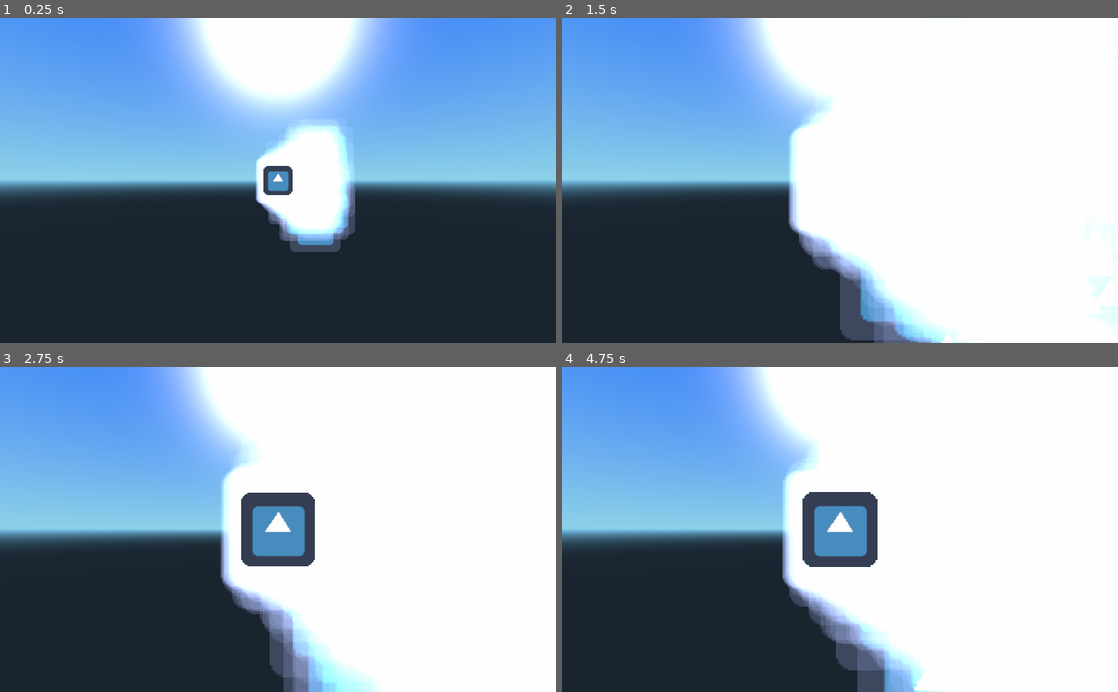
Above: before the commit, frames 1-4 (two rows, left to right).
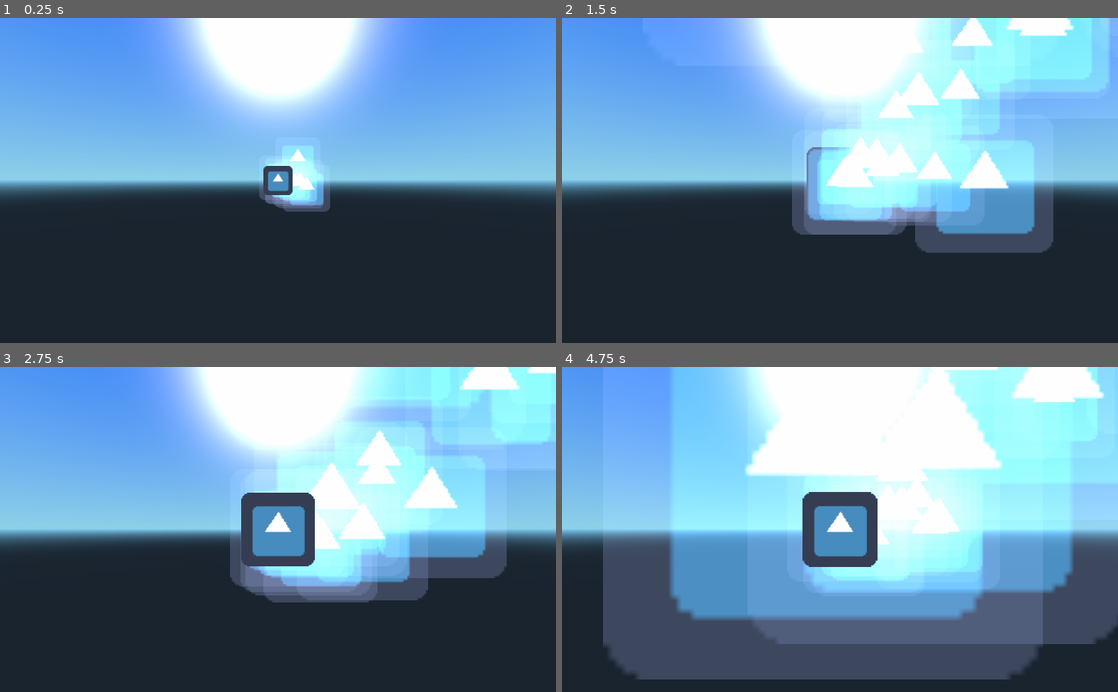
Above: after the commit, the same moments.

Repository: aron3097/issueImg
Game: Godot game, scene res://Scene/biilaorad.tscn
Two runs of this game, one before a commit and one after it. Both use one fixed random seed, a clock stepped at 60 frames per second and the inputs below. The project has no main scene, so this scene is started directly. The engine's default icon, where the game draws it, is replaced by a stand-in: a white triangle on a blue panel in a dark square.
Inputs (mouse positions are in pixels of both pictures, inside the frame that each line leads up to):
- Up to frame 1 (0.25 s): no input
- Up to frame 2 (1.5 s): move the mouse to (962, 164) at 0.52 s; click (962, 164) at 0.67 s; move the mouse to (728, 196) at 1.27 s; click (728, 196) at 1.42 s
- Up to frame 3 (2.75 s): move the mouse to (333, 458) at 2.02 s; click (333, 458) at 2.17 s
- Up to frame 4 (4.75 s): move the mouse to (812, 594) at 2.77 s; click (812, 594) at 2.92 s; move the mouse to (1006, 578) at 3.52 s; click (1006, 578) at 3.67 s; move the mouse to (673, 480) at 4.27 s; click (673, 480) at 4.42 s

The runs differ from the first frame. In frame 1, 5.1% of the frame differs, in the area x 46-64%, y 31-73%; in frame 2, 47%; in frame 3, 46%; in frame 4, 66%, in the area x 7-100%, y 0-100%.

Commit message:
ALL DONE

Diff:
--- a/Godot_3.1dev_Win_BillboardNotWork_Mar37/Scene/biilaorad.tscn
+++ b/Godot_3.1dev_Win_BillboardNotWork_Mar37/Scene/biilaorad.tscn
@@ -64,20 +64,20 @@
 flag_align_y = false
 flag_rotate_y = false
 flag_disable_z = false
-spread = 51.86
+spread = 45.0
 flatness = 0.0
-gravity = Vector3( 0, 0, 0 )
-initial_velocity = 5.0
+gravity = Vector3( 0, 9.8, 0 )
+initial_velocity = 3.0
 initial_velocity_random = 0.0
 angular_velocity = 0.0
 angular_velocity_random = 0.0
-linear_accel = 3.0
+linear_accel = 0.0
 linear_accel_random = 0.0
-radial_accel = 3.0
+radial_accel = 0.0
 radial_accel_random = 0.0
-tangential_accel = 0.0
+tangential_accel = 10.0
 tangential_accel_random = 0.0
-damping = 3.0
+damping = 0.0
 damping_random = 0.0
 angle = 0.0
 angle_random = 0.0
@@ -91,7 +91,7 @@
 anim_offset = 0.0
 anim_offset_random = 0.0
 anim_loop = false
-_sections_unfolded = [ "Angle", "Angular Velocity", "Animation", "Color", "Damping", "Emission Shape", "Flags", "Gravity", "Hue Variation", "Initial Velocity", "Linear Accel", "Radial Accel", "Scale", "Spread", "Tangential Accel", "Trail" ]
+_sections_unfolded = [ "Angle", "Angular Velocity", "Animation", "Color", "Emission Shape", "Flags", "Gravity", "Hue Variation", "Initial Velocity", "Linear Accel", "Radial Accel", "Scale", "Spread", "Trail" ]
 
 [sub_resource type="SpatialMaterial" id=3]
 
@@ -230,7 +230,7 @@
 lod_max_distance = 0.0
 lod_max_hysteresis = 0.0
 emitting = true
-amount = 1000
+amount = 30
 lifetime = 1.0
 one_shot = false
 preprocess = 0.0
--- a/Godot_3.1dev_Win_BillboardNotWork_Mar37/Scripts/billbordcam.gd
+++ b/Godot_3.1dev_Win_BillboardNotWork_Mar37/Scripts/billbordcam.gd
@@ -28,12 +28,12 @@
 	if (ev is InputEventMouseButton and ev.button_index == BUTTON_WHEEL_UP):
 		if (zoom<ZOOM_MAX):
 			zoom+=ZOOM_SPEED
-			get_parent().get_node("camera/base/rotation/camera").translation.z = -zoom
+			get_parent().get_node("camera/base/rotation/Camera").translation.z = -zoom
 
 	if (ev is InputEventMouseButton and ev.button_index == BUTTON_WHEEL_DOWN):
 		if (zoom>0):
 			zoom-=ZOOM_SPEED
-			get_parent().get_node("camera/base/rotation/camera").translation.z = -zoom
+			get_parent().get_node("camera/base/rotation/Camera").translation.z = -zoom
 
 	if (ev is InputEventMouseMotion and ev.button_mask & BUTTON_MASK_LEFT):
 		rot_y += ev.relative.x * ROT_SPEED
